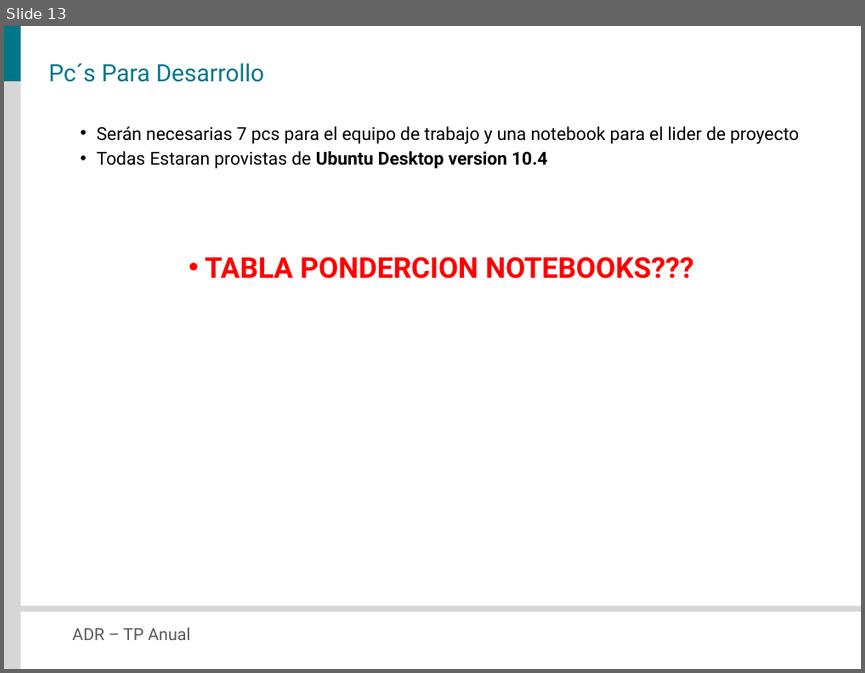
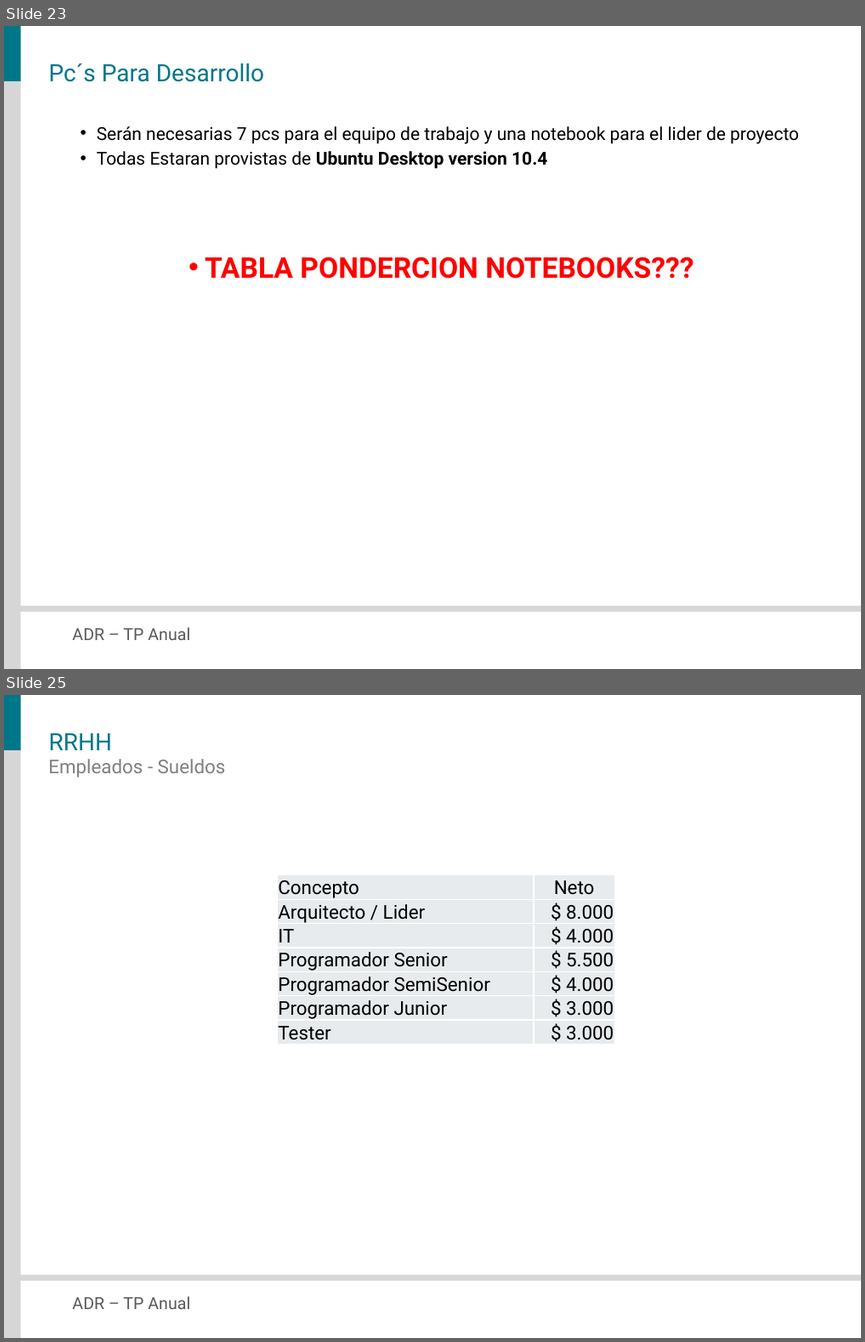
Before and after one commit to veritoreinoso/adr-2010, a slide deck: Presentacion.pptx. Shown one above the other, each under a label of ours: slide 13 before the commit, slides 23 and 25 after it; the slides between them are not shown. The pictures are 865x673 and 865x1342 pixels, drawn with LibreOffice and Linux fonts; fonts in the diff are those of the drawing. Boxes give left, top, right and bottom in pixels: in the first picture for what was removed or moved away, otherwise in the second. Text is boxed around its words. In the diff, an @@ line names an element or a change of style, - is before the commit and + after.

```diff
--- a/Presentacion.pptx
+++ b/Presentacion.pptx
@@ slide 25 added at (x1=4, y1=695, x2=861, y2=1338), background #FFFFFF; not listed: 4 template elements that a slide beside it also shows @@
@@ title added at (x1=49, y1=733, x2=113, y2=750), 20 pt, text #007788 @@
+RRHH
@@ text added at (x1=48, y1=759, x2=226, y2=777), 16 pt, text #808080 @@
+Empleados - Sueldos
@@ table added at (x1=278, y1=875, x2=615, y2=1044), 7 rows, 2 columns @@
+Concepto | Neto
+Arquitecto / Lider | $ 8.000
+IT | $ 4.000
+Programador Senior | $ 5.500
+Programador SemiSenior | $ 4.000
+Programador Junior | $ 3.000
+Tester | $ 3.000
@@ what was slide 13 is now slide 23 @@
```
Also in this commit, not shown: 3 slides changed, 11 other slides added, 1 slide removed.
